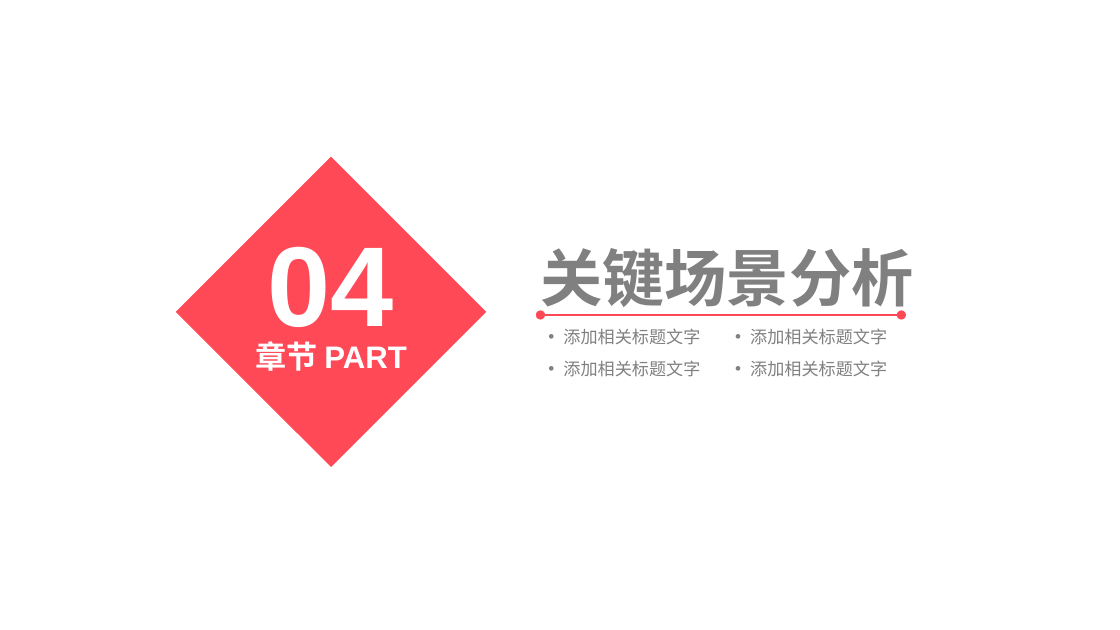
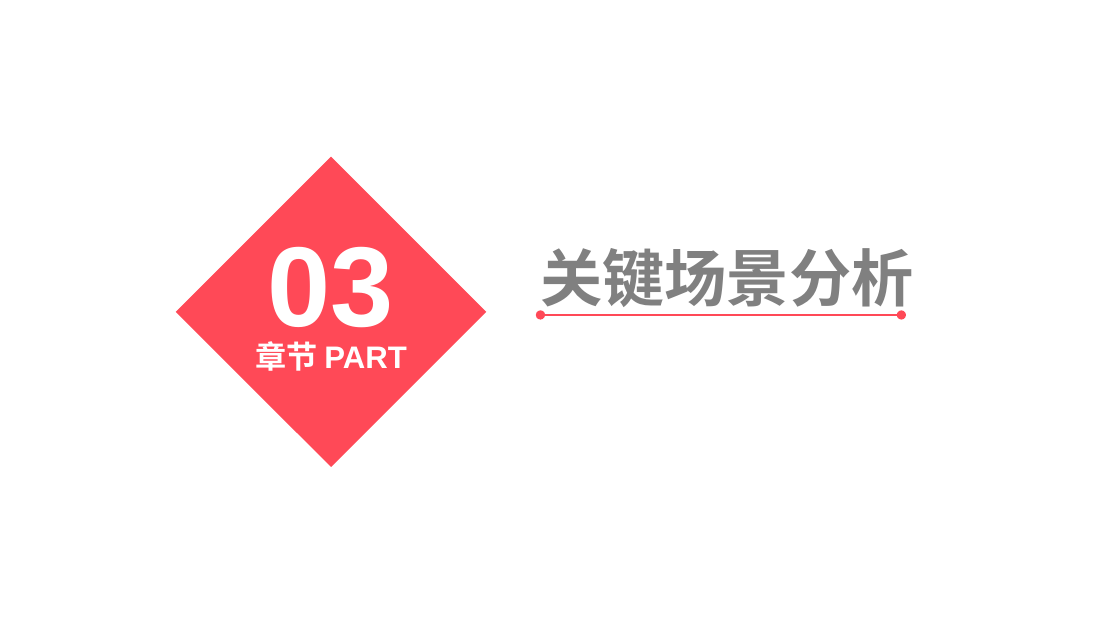
Before and after one commit to Almarduke/ArchitectureBigHomework, a slide deck: slide 8 of PPT/ATAM演示.pptx (slide 12 before the commit). Drawn at 1120x630 pixels with LibreOffice and Linux fonts; fonts in the diff are those of the drawing; background and template pictures are left out. Boxes give left, top, right and bottom in pixels: in the first picture for what was removed or moved away, otherwise in the second. Text is boxed around its words. In the diff, an @@ line names an element or a change of style, - is before the commit and + after.

```diff
--- a/PPT/ATAM演示.pptx
+++ b/PPT/ATAM演示.pptx
@@ text at bbox=[268, 246, 394, 347]: text changed @@
-04
+03
@@ text removed at bbox=[563, 328, 700, 345] @@
-  • 添加相关标题文字
@@ text removed at bbox=[750, 328, 887, 345] @@
-  • 添加相关标题文字
@@ text removed at bbox=[563, 360, 700, 377] @@
-  • 添加相关标题文字
@@ text removed at bbox=[750, 360, 887, 377] @@
-  • 添加相关标题文字
```
Also in this commit, not shown: 4 other slides changed, 8 slides added, 27 slides removed, 1 other file.
